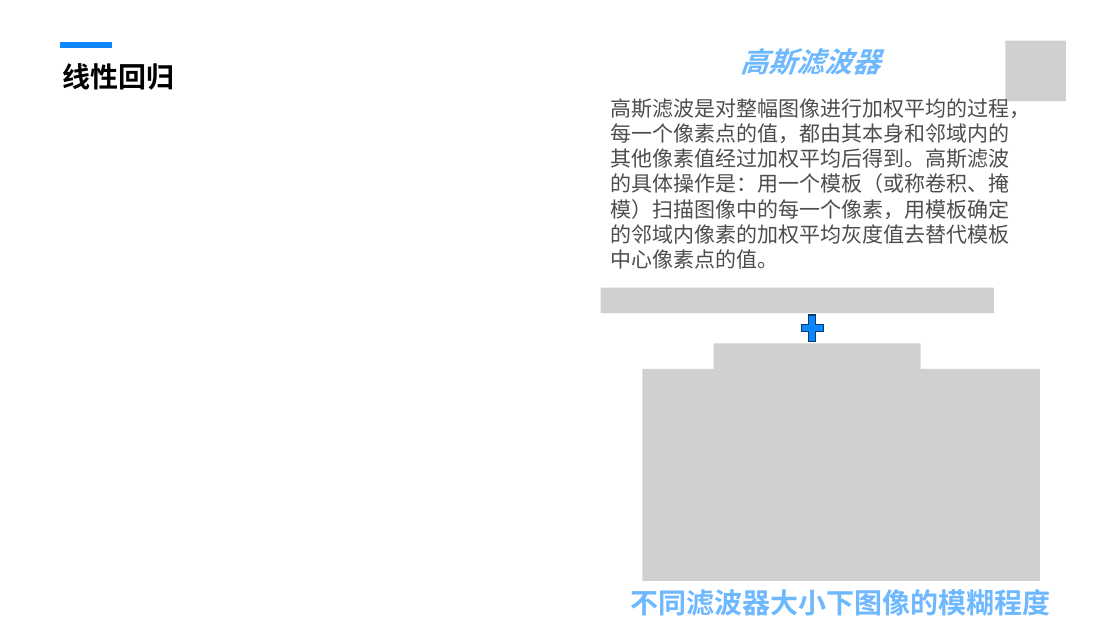
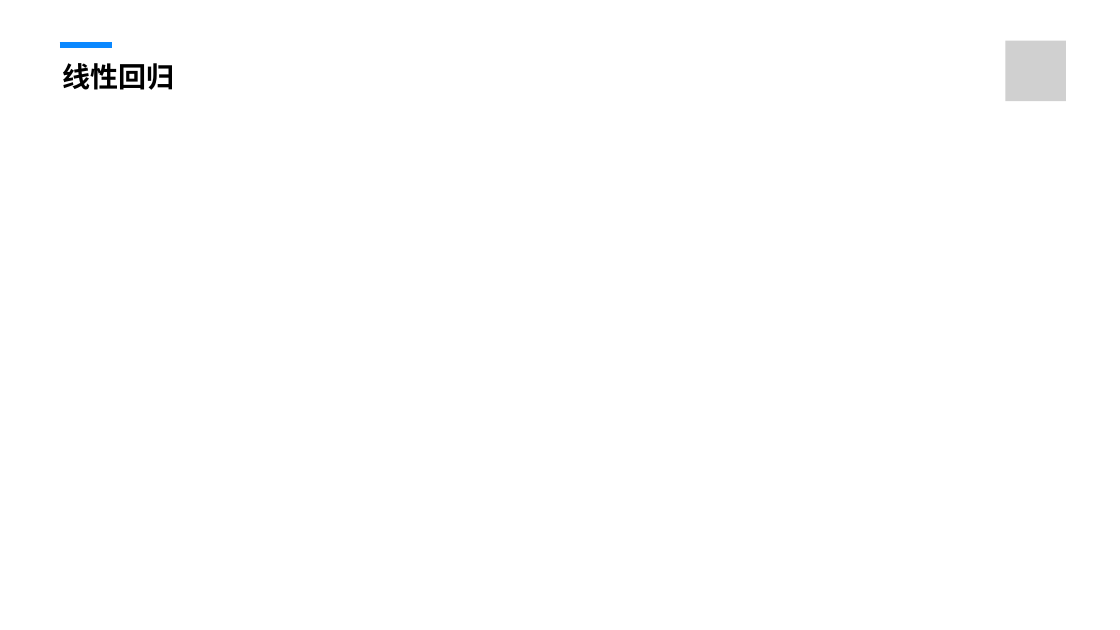
Before and after one commit to fengmian123/mid2rain.github.io, a slide deck: slide 17 of PPT+Word/智能制造质量预测.pptx (slide 15 before the commit). Drawn at 1120x630 pixels with LibreOffice and Linux fonts; fonts in the diff are those of the drawing; grey boxes stand for pictures. Boxes give left, top, right and bottom in pixels: in the first picture for what was removed or moved away, otherwise in the second. Text is boxed around its words. In the diff, an @@ line names an element or a change of style, - is before the commit and + after.

```diff
--- a/PPT+Word/智能制造质量预测.pptx
+++ b/PPT+Word/智能制造质量预测.pptx
@@ text removed at (740, 48, 880, 75) @@
-高斯滤波器
@@ text removed at (611, 95, 1031, 269) @@
-高斯滤波是对整幅图像进行加权平均的过程，每一个像素点的值，都由其本身和邻域内的其他像素值经过加权平均后得到。高斯滤波的具体操作是：用一个模板（或称卷积、掩模）扫描图像中的每一个像素，用模板确定的邻域内像素的加权平均灰度值去替代模板中心像素点的值。
@@ picture removed at (601, 287, 994, 313) @@
@@ plus sign removed at (797, 310, 828, 346) @@
@@ picture removed at (714, 344, 922, 369) @@
@@ picture removed at (643, 369, 1040, 581) @@
@@ text removed at (631, 589, 1051, 616) @@
-不同滤波器大小下图像的模糊程度
```
Also in this commit, not shown: 9 other slides changed, 12 slides added, 12 slides removed, 6 other files.
